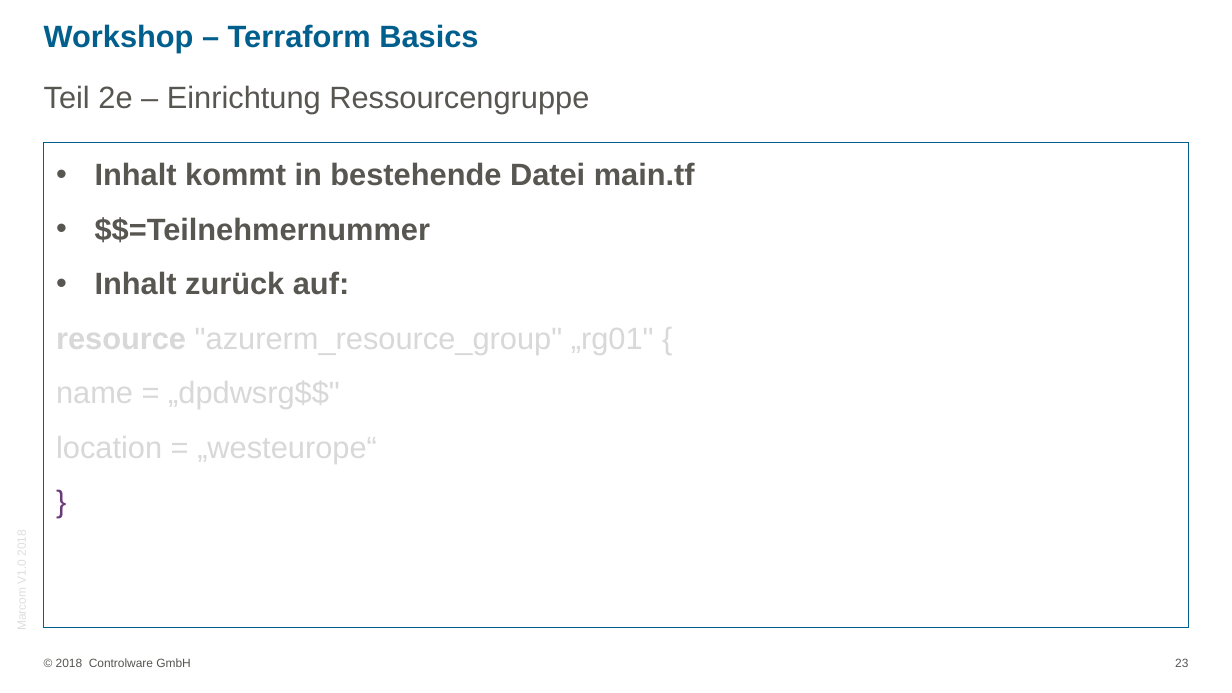
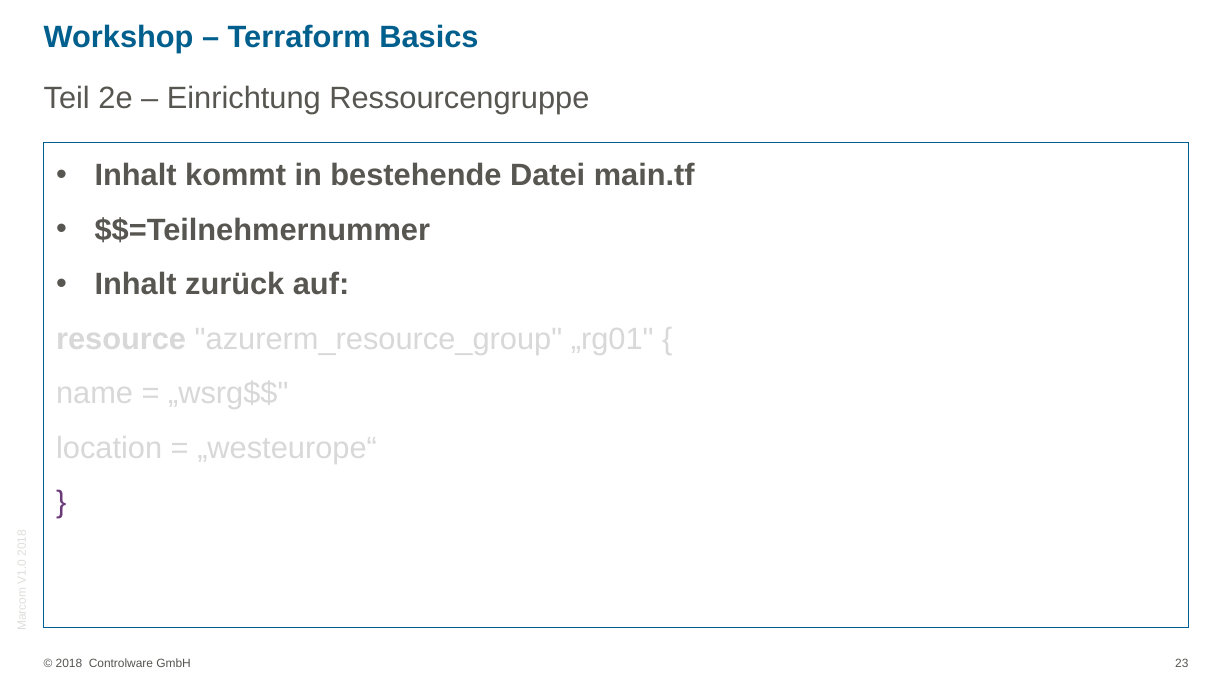
Before and after one commit to rscheder/workshops, a slide deck: slide 23 of tf/ppt/Workshop_Terraform_Basic.pptx. Drawn at 1232x693 pixels with LibreOffice and Linux fonts; fonts in the diff are those of the drawing; background and template pictures are left out. Boxes give left, top, right and bottom in pixels: in the first picture for what was removed or moved away, otherwise in the second. Text is boxed around its words. In the diff, an @@ line names an element or a change of style, - is before the commit and + after.

```diff
--- a/tf/ppt/Workshop_Terraform_Basic.pptx
+++ b/tf/ppt/Workshop_Terraform_Basic.pptx
@@ text at (x1=56, y1=376, x2=288, y2=410): text changed @@
-name = „dpdwsrg$$"
+name = „wsrg$$"
```
Also in this commit, not shown: 5 other slides changed, 2 other files.
